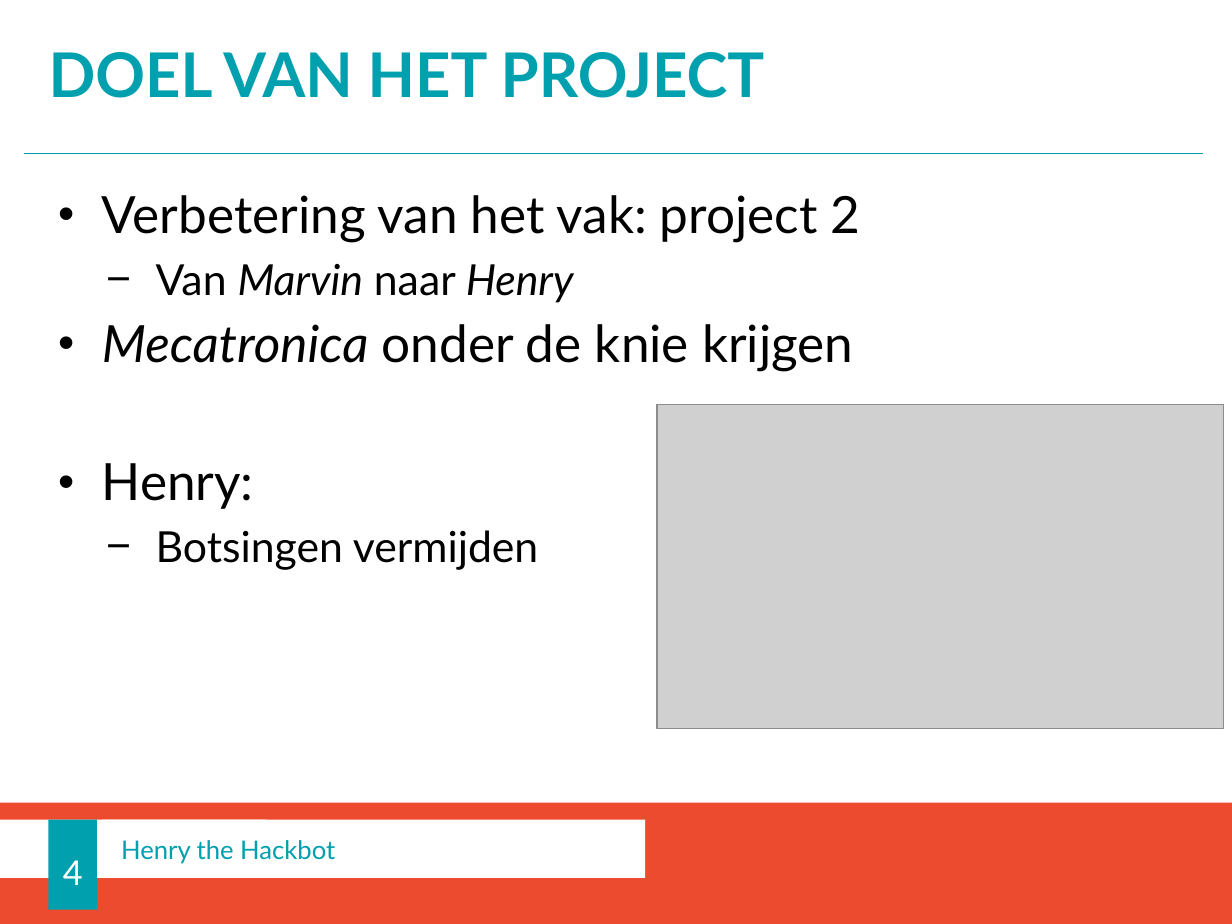
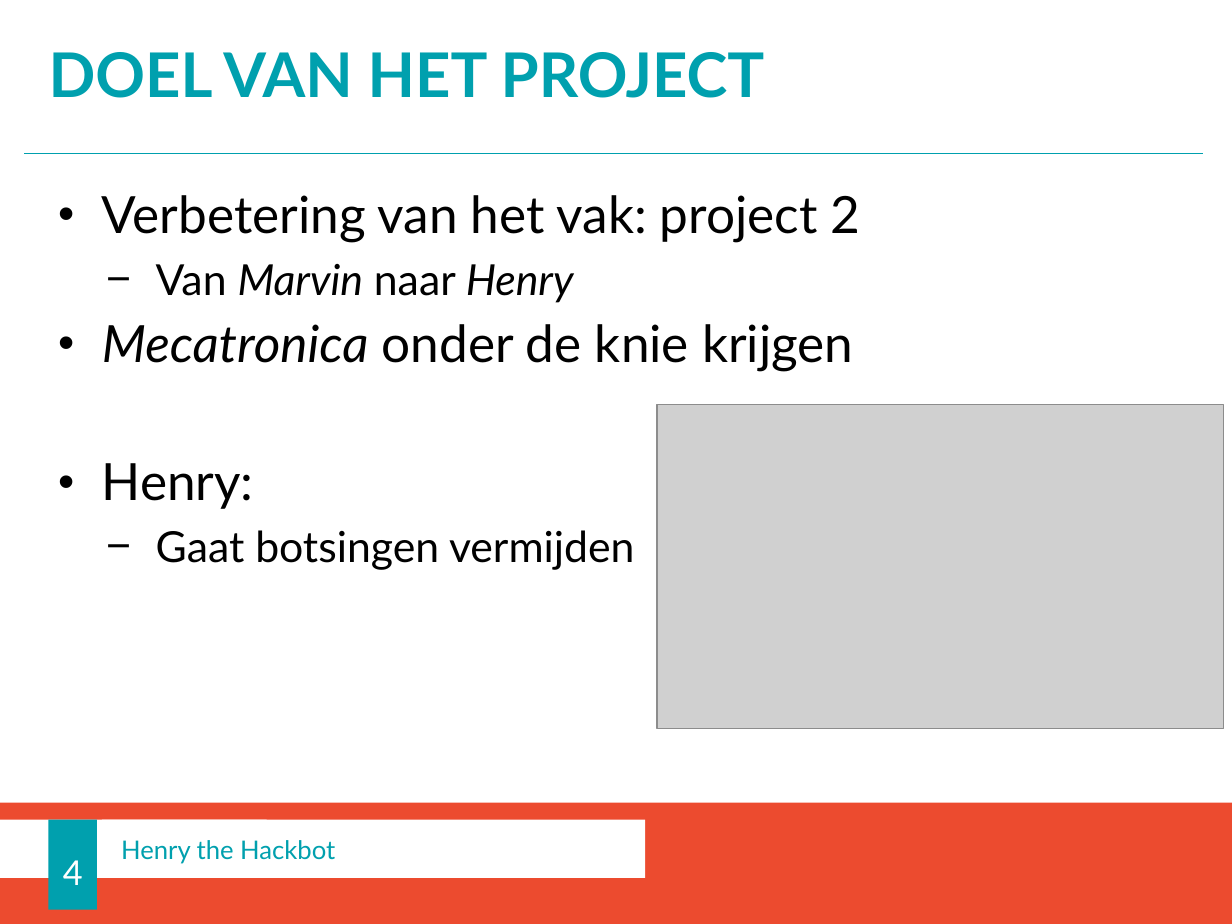
Before and after one commit to bendelathouwer/Advanced-PCB, a slide deck: slide 4 of av en presentatie/Advanced pcb labo NL.pptx. Drawn at 1232x924 pixels with LibreOffice and Linux fonts; fonts in the diff are those of the drawing; grey boxes stand for pictures; background and template pictures are left out. Boxes give left, top, right and bottom in pixels: in the first picture for what was removed or moved away, otherwise in the second. Text is boxed around its words. In the diff, an @@ line names an element or a change of style, - is before the commit and + after.

```diff
--- a/av en presentatie/Advanced pcb labo NL.pptx
+++ b/av en presentatie/Advanced pcb labo NL.pptx
@@ text at (156, 530, 634, 570): text changed @@
-  − Botsingen vermijden
+  − Gaat botsingen vermijden
```
Also in this commit, not shown: 6 other slides changed, 38 other files.
